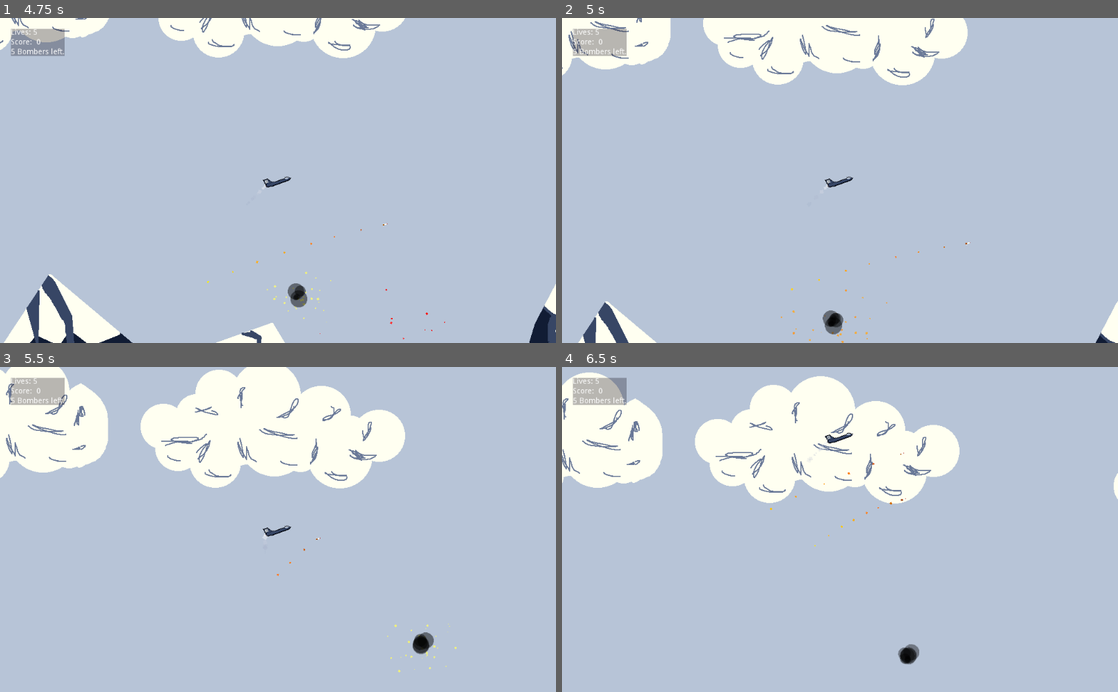
Above: before the commit, frames 1-4 (two rows, left to right).
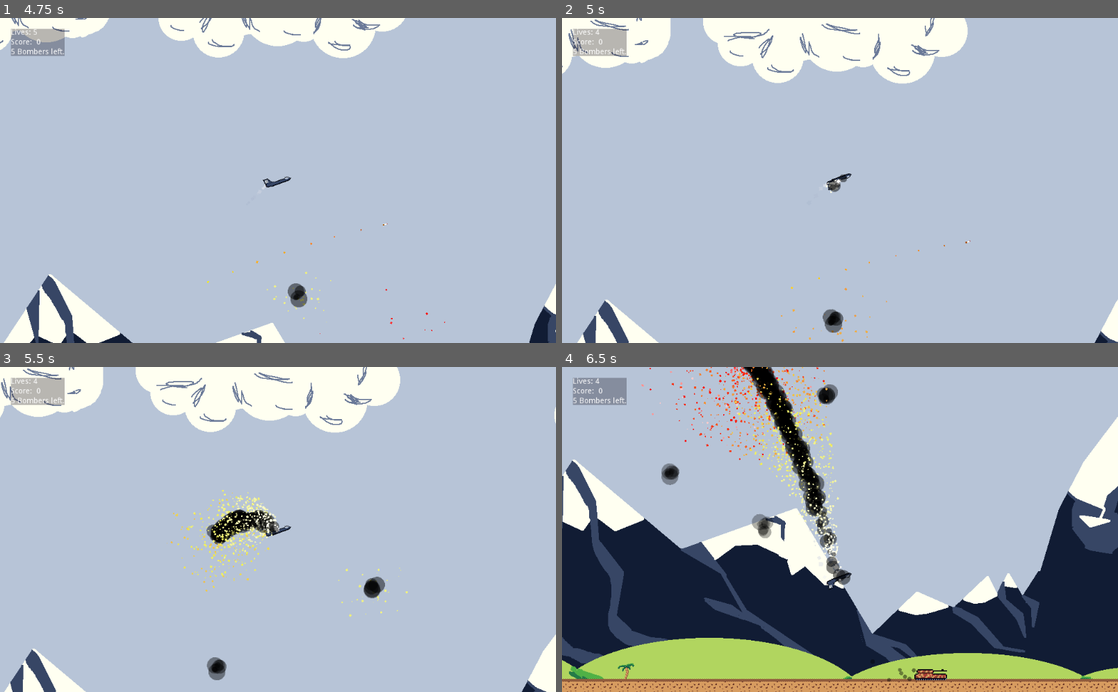
Above: after the commit, the same moments.

Repository: timbo-nz/jj2035
Game: Godot game, scene res://scenes/levels/Level_1_Mission_Screen.tscn
Same seed, same stepped clock (60 frames per second), same inputs: the game is played once before the commit and once after it.
Inputs (mouse positions are in pixels of both pictures, inside the frame that each line leads up to):
- Up to frame 1 (4.75 s): click "Start Game" at 0.5 s; tap Enter at 1.25 s; move the mouse to (400, 164) at 1.27 s; hold D (right) 1.28-2.78 s; tap Space (shoot) at 1.35, 2.3, 2.85, 3.6 s; tap W (up) at 1.52, 1.55, 1.82, 2.1, 2.27, 2.57, 3.05, 3.77, 4.07, 4.35, 4.52 s; move the mouse to (166, 196) at 2.02 s; move the mouse to (333, 109) at 2.77 s; hold A (left) 2.78-3.53 s; move the mouse to (250, 245) at 3.52 s; hold D (right) from 3.53 s (still down); move the mouse to (444, 229) at 4.27 s
- Up to frame 2 (5 s): keep holding D (right); tap W (up) at 4.82 s; tap K (suicide, bound only after the commit) at 4.9 s
- Up to frame 3 (5.5 s): move the mouse to (111, 480) at 5.02 s; release D (right) at 5.03 s; hold A (left) from 5.03 s (still down); tap Space (shoot) at 5.1 s; tap W (up) at 5.27 s
- Up to frame 4 (6.5 s): tap W (up) at 5.57, 6.05 s; move the mouse to (867, 529) at 5.77 s; release A (left) at 5.78 s; hold D (right) from 5.78 s (still down); tap Space (shoot) at 5.85 s

Frame 1 is identical in both runs. In frame 2, 1.9% of the frame differs, in the area x 0-100%, y 0-100%; in frame 3, 19%; in frame 4, 65%.

Commit message:
add game over scene, enable lives system

Diff:
--- a/project.godot
+++ b/project.godot
@@ -50,6 +50,11 @@
 "events": [ Object(InputEventKey,"resource_local_to_scene":false,"resource_name":"","device":0,"alt":false,"shift":false,"control":false,"meta":false,"command":false,"pressed":false,"scancode":32,"unicode":0,"echo":false,"script":null)
  ]
 }
+suicide={
+"deadzone": 0.5,
+"events": [ Object(InputEventKey,"resource_local_to_scene":false,"resource_name":"","device":0,"alt":false,"shift":false,"control":false,"meta":false,"command":false,"pressed":false,"scancode":75,"unicode":0,"echo":false,"script":null)
+ ]
+}
 
 [rendering]
 
--- /dev/null
+++ b/scenes/Game_Over.gd
@@ -0,0 +1,19 @@
+extends Node2D
+
+# Declare member variables here. Examples:
+# var a = 2
+# var b = "text"
+
+# Called when the node enters the scene tree for the first time.
+func _ready():
+	$VBoxContainer/FinalScore/ScoreCount.text = String(GameController.playerScore)
+	$VBoxContainer/HighScore/HiScoreValue.text = String(GameController.sessionHighScore)
+	pass # Replace with function body.
+
+# Called every frame. 'delta' is the elapsed time since the previous frame.
+#func _process(delta):
+#	pass
+
+func _process(delta):
+	if Input.is_action_just_pressed("shoot"):
+		get_tree().change_scene("res://scenes/levels/Level_1_Mission_Screen.tscn")
--- /dev/null
+++ b/scenes/Game_Over.tscn
@@ -0,0 +1,43 @@
+[gd_scene load_steps=2 format=2]
+
+[ext_resource path="res://scenes/Game_Over.gd" type="Script" id=1]
+
+[node name="GameOver" type="Node2D"]
+script = ExtResource( 1 )
+
+[node name="VBoxContainer" type="VBoxContainer" parent="."]
+margin_right = 40.0
+margin_bottom = 40.0
+alignment = 1
+
+[node name="FinalScore" type="HBoxContainer" parent="VBoxContainer"]
+margin_top = 4.0
+margin_right = 85.0
+margin_bottom = 18.0
+
+[node name="ScoreLabel" type="Label" parent="VBoxContainer/FinalScore"]
+margin_right = 73.0
+margin_bottom = 14.0
+text = "Final Score:"
+
+[node name="ScoreCount" type="Label" parent="VBoxContainer/FinalScore"]
+margin_left = 77.0
+margin_right = 85.0
+margin_bottom = 14.0
+text = "0"
+
+[node name="HighScore" type="HBoxContainer" parent="VBoxContainer"]
+margin_top = 22.0
+margin_right = 85.0
+margin_bottom = 36.0
+
+[node name="HiScoreLabel" type="Label" parent="VBoxContainer/HighScore"]
+margin_right = 72.0
+margin_bottom = 14.0
+text = "High Score:"
+
+[node name="HiScoreValue" type="Label" parent="VBoxContainer/HighScore"]
+margin_left = 76.0
+margin_right = 84.0
+margin_bottom = 14.0
+text = "0"
--- a/scenes/Player.tscn
+++ b/scenes/Player.tscn
@@ -83,5 +83,6 @@
 volume_db = -12.0
 autoplay = true
 [connection signal="update_hud_mission_status_text" from="." to="CanvasLayer/HUD" method="_on_Player_update_hud_mission_status_text"]
+[connection signal="update_hud_num_lives" from="." to="CanvasLayer/HUD" method="_on_Player_update_hud_num_lives"]
 [connection signal="update_hud_score" from="." to="CanvasLayer/HUD" method="_on_Player_update_hud_score"]
 [connection signal="timeout" from="deathTimer" to="." method="_on_deathTimer_timeout"]
--- a/scripts/GameController.gd
+++ b/scripts/GameController.gd
@@ -6,15 +6,25 @@
 
 var currentLevel = 0
 var playerScore = 0
-
 export (int) var playerLives = 5
-
+var sessionHighScore = 0
 
 # Called when the node enters the scene tree for the first time.
 func _ready():
-
 	pass # Replace with function body.
 
-# Called every frame. 'delta' is the elapsed time since the previous frame.
-#func _process(delta):
-#	pass
+func decrementPlayerLives():
+	playerLives -= 1
+	if playerLives == 0:
+		_game_over()
+
+func _game_over():
+	if sessionHighScore < playerScore:
+		sessionHighScore = playerScore
+
+	get_tree().change_scene("res://scenes/Game_Over.tscn")
+
+func reset():
+	playerLives = 5
+	currentLevel = 0
+	playerScore = 0
--- a/scripts/HUD.gd
+++ b/scripts/HUD.gd
@@ -9,6 +9,7 @@
 # Called when the node enters the scene tree for the first time.
 func _ready():
 	$VBoxContainer/LivesBar/livesCount.text = String(GameController.playerLives)
+	$VBoxContainer/HBoxContainer/scoreCount.text = String(GameController.playerScore)
 	pass # Replace with function body.
 
 # Called every frame. 'delta' is the elapsed time since the previous frame.
@@ -29,3 +30,7 @@
 		$VBoxContainer/MissionStatus/MissionStatusLabel.text = (objString + " " + objectiveNameArray[GameController.currentLevel] + " left.")
 	else:
 		$VBoxContainer/MissionStatus/MissionStatusLabel.text = ("Mission Complete! Return to Base!")
+
+
+func _on_Player_update_hud_num_lives(numLives):
+	$VBoxContainer/LivesBar/livesCount.text = String(numLives)
--- a/scripts/Level1.gd
+++ b/scripts/Level1.gd
@@ -27,7 +27,6 @@
 	randomNum.randomize()
 	_spawn_objective()
 	emit_signal("update_mission_status_text", needed_to_win - objective_count)
-	emit_signal("update_score")
 	pass # Replace with function body.
 
 func check_win():
--- a/scripts/Level2.gd
+++ b/scripts/Level2.gd
@@ -24,7 +24,6 @@
 	_spawn_objectives()
 	_spawn_intial_enemies(3)
 	emit_signal("update_mission_status_text", needed_to_win)
-	emit_signal("update_score")
 	pass # Replace with function body.
 
 func _spawn_objectives():
--- a/scripts/Level3.gd
+++ b/scripts/Level3.gd
@@ -17,7 +17,6 @@
 # Called when the node enters the scene tree for the first time.
 func _ready():
 	emit_signal("update_mission_status_text", needed_to_win)
-	emit_signal("update_score")
 	red_skull.connect("minus_enemy_count", self, "_minus_enemy_count")
 
 func _process(delta):
--- a/scripts/Level_1_Mission_Screen.gd
+++ b/scripts/Level_1_Mission_Screen.gd
@@ -9,6 +9,7 @@
 		_start_game()
 
 func _start_game():
+	GameController.reset()
 	get_tree().change_scene("res://scenes/levels/Level1.tscn")
 
 func _on_StartButton_pressed():
--- a/scripts/Player.gd
+++ b/scripts/Player.gd
@@ -2,6 +2,7 @@
 
 signal update_hud_score
 signal update_hud_mission_status_text
+signal update_hud_num_lives
 
 # Declare member variables here. Examples:
 # var a = 2
@@ -59,6 +60,8 @@
 		if Input.is_action_just_pressed('up'):
 			if vThrottle > vMax * -1:
 				vThrottle -= 1
+		if Input.is_action_just_pressed('suicide'):
+			player_collision()
 		velocity.x = hThrottle * hSpeed
 		velocity.y = vThrottle * vSpeed
 
@@ -79,6 +82,7 @@
 
 func player_collision():
 	STATE = STATE_KILLED
+	_on_decrement_num_lives()
 
 func _physics_process(delta):
 	get_input()
@@ -103,6 +107,7 @@
 
 func hit_by_projectile():
 	STATE = STATE_KILLED
+	_on_decrement_num_lives()
 
 func _on_deathTimer_timeout():
 	queue_free()
@@ -112,5 +117,8 @@
 	emit_signal("update_hud_score")
 
 func _on_update_mission_status_text(objectivesLeft):
-	print("mst", objectivesLeft)
 	emit_signal("update_hud_mission_status_text", objectivesLeft)
+
+func _on_decrement_num_lives():
+	GameController.decrementPlayerLives()
+	emit_signal("update_hud_num_lives", GameController.playerLives)
